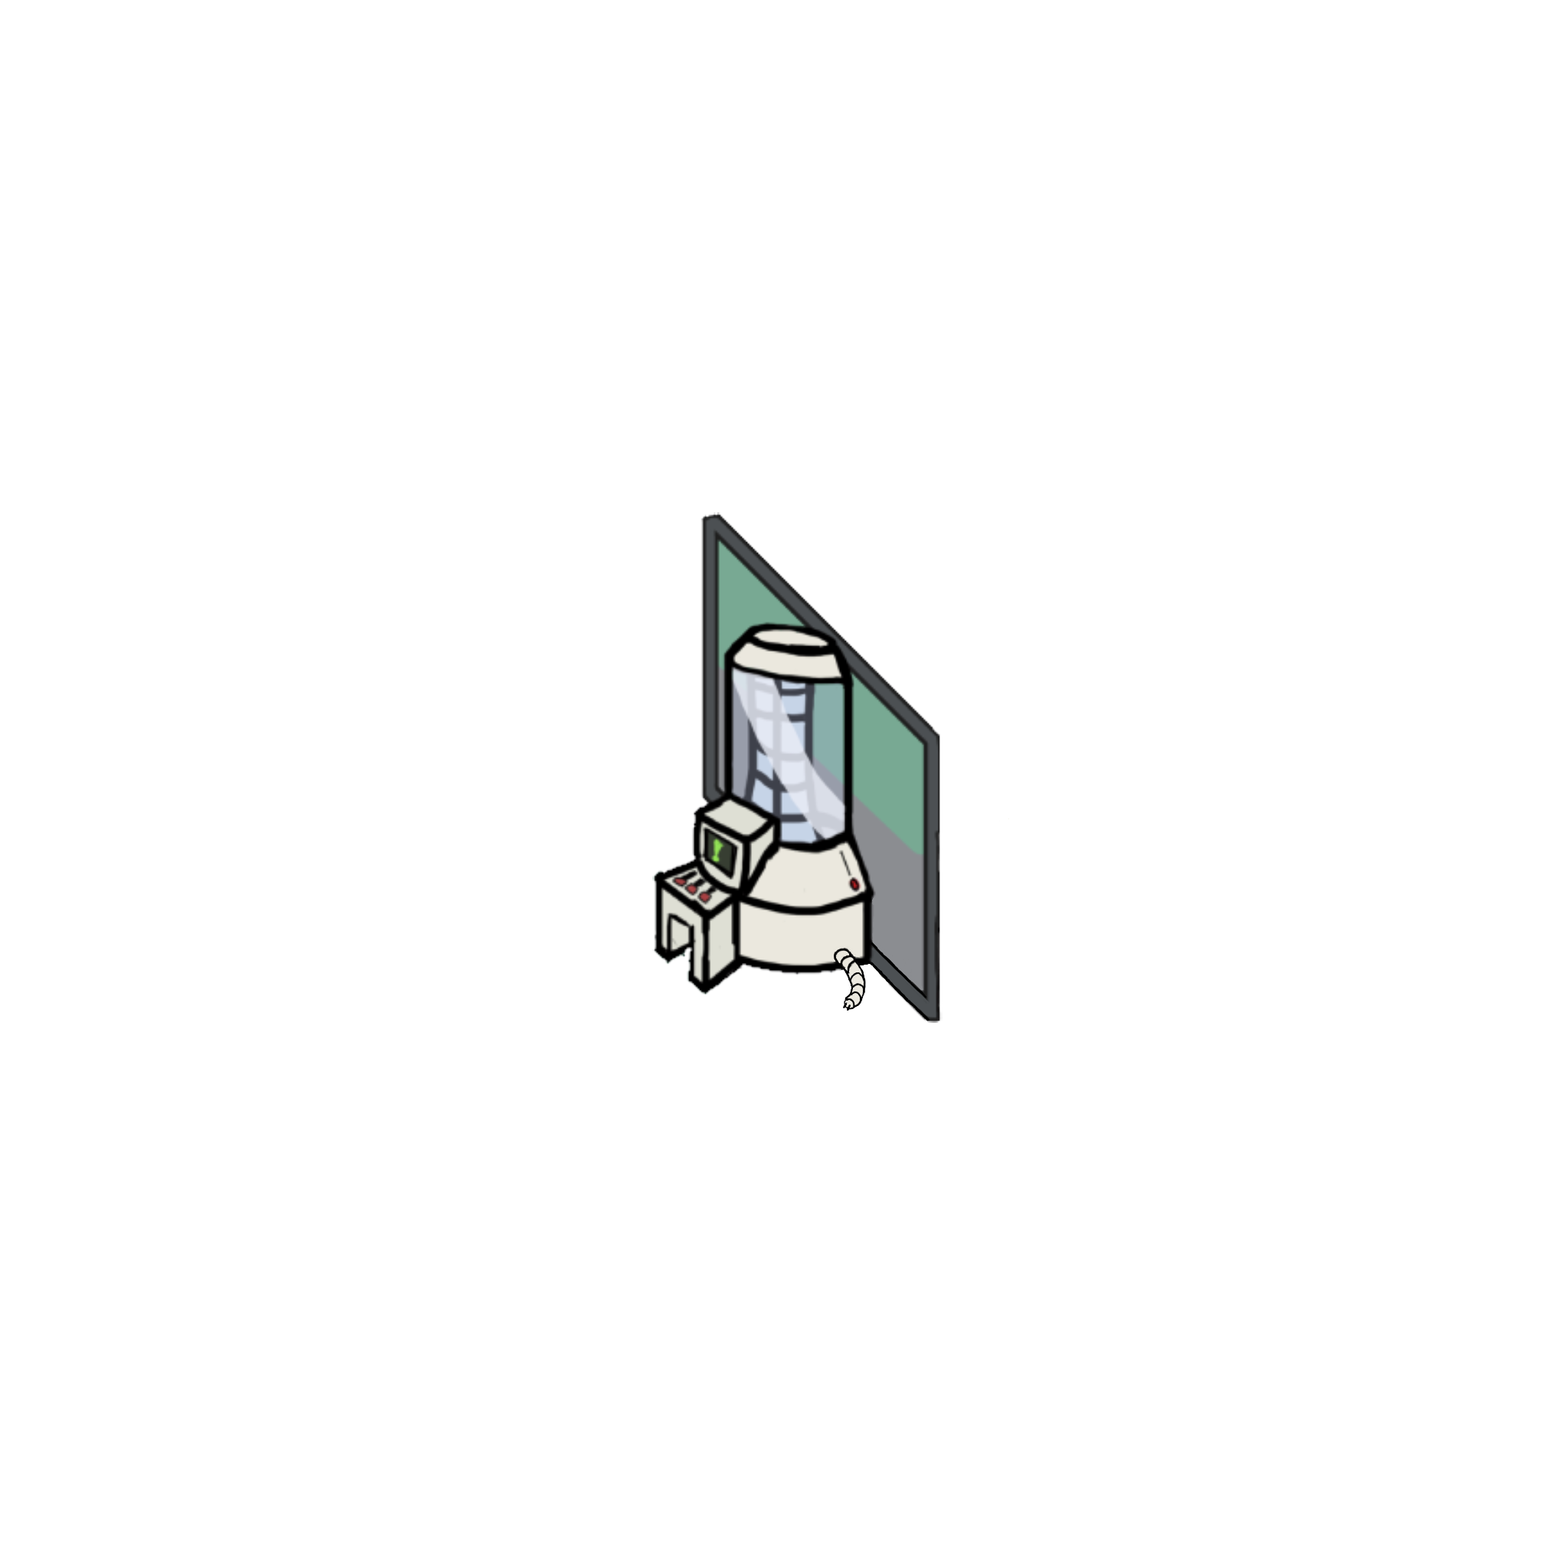
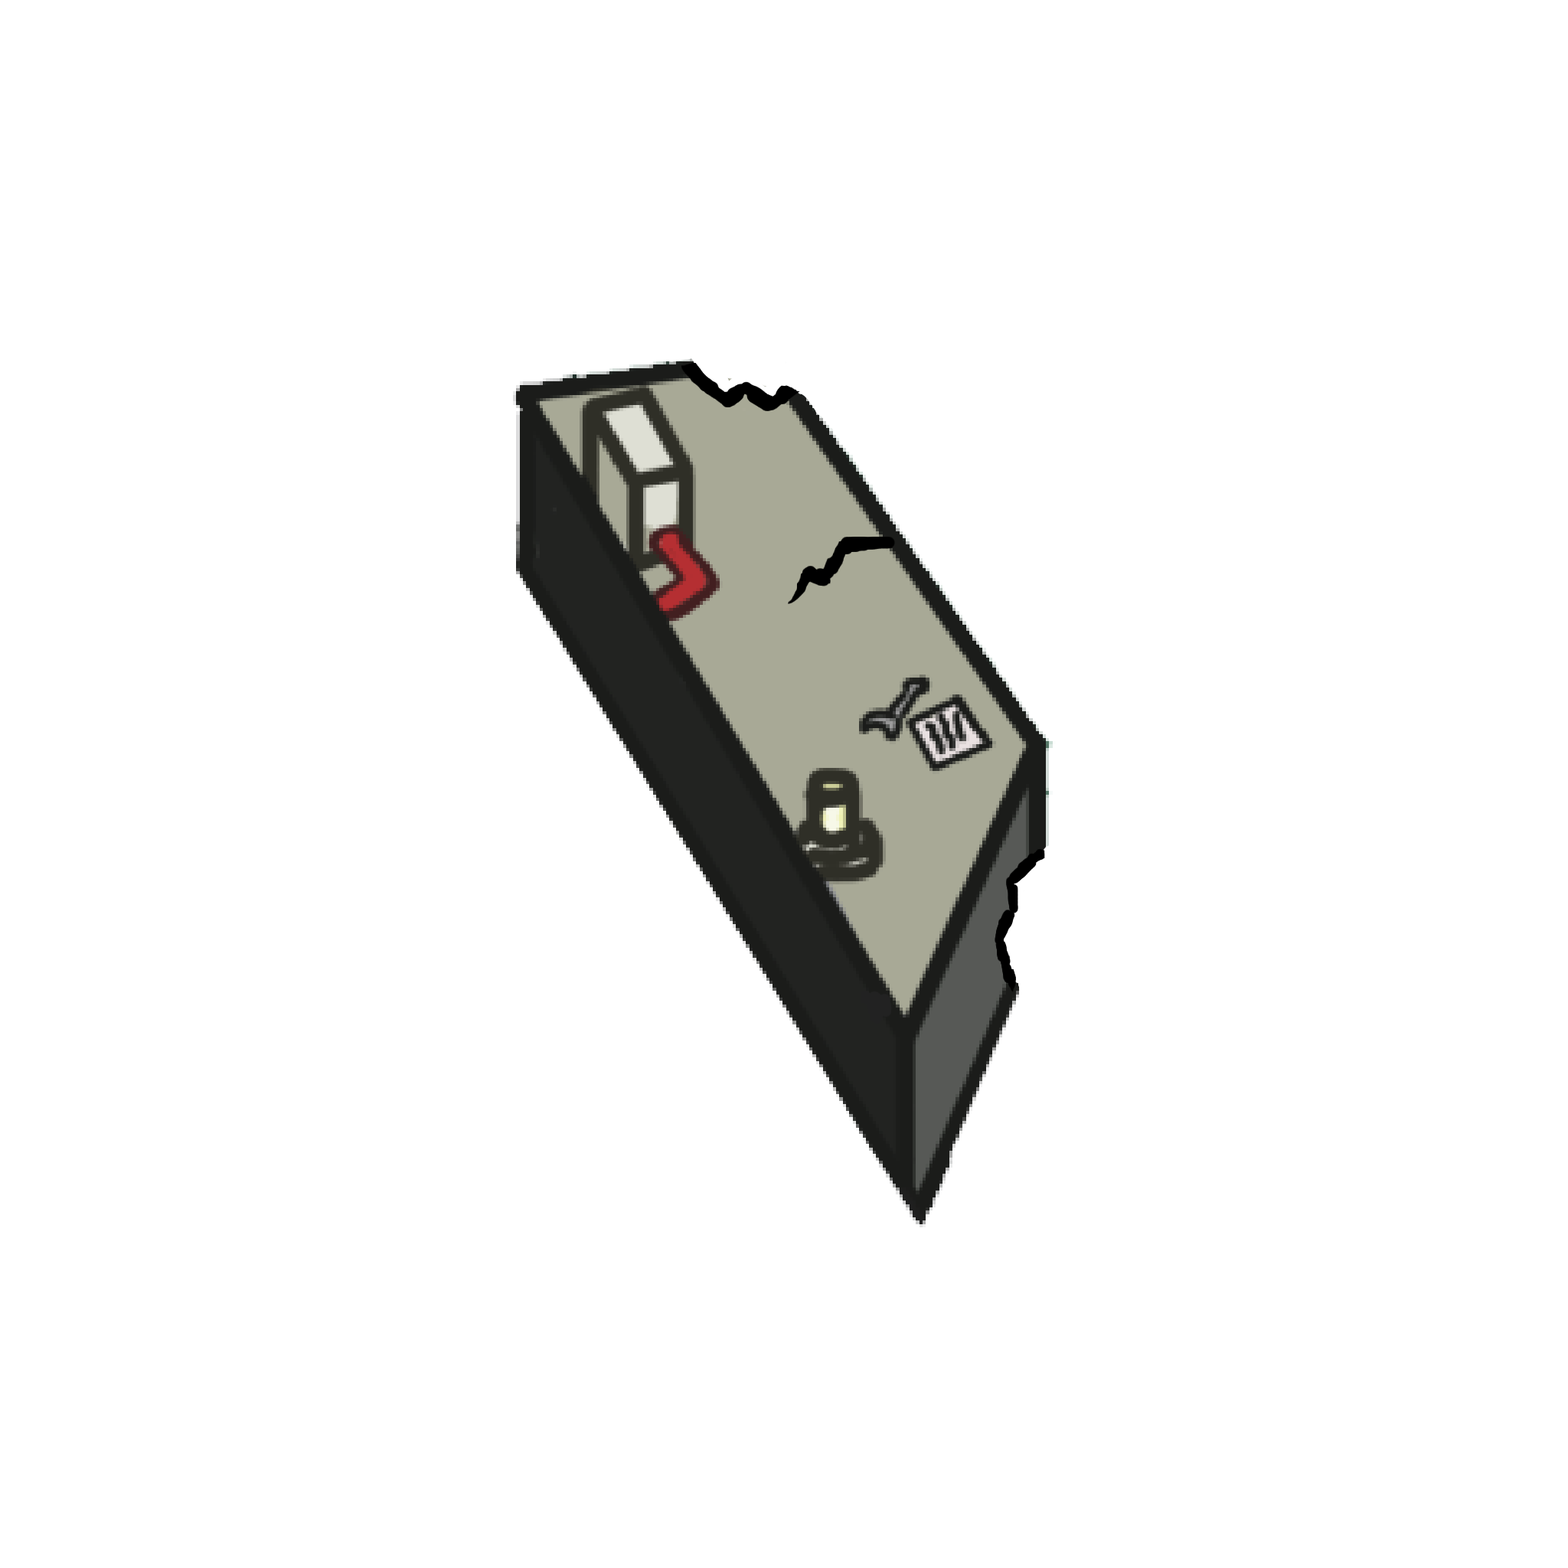
Layer changes from the first 1568 x 1568 image to the second:
added group "SteamConsole" with 24 layers above "PowerConsole" over [512, 358, 1053, 1228]
added group "PipeTable" with 3 layers in group "SteamConsole" over [512, 358, 1053, 1228]
added layer "Laag 18" in group "PipeTable" over [680, 362, 1046, 1025]
added layer "MG_PipeTable" in group "PipeTable" over [512, 358, 1053, 1228]
hid group "PowerConsole" (14 layers) over [652, 512, 1010, 1023]
painted on "Detatched Cord" over [715, 617, 835, 975]
painted on "MG_PowerSlider" over [721, 620, 827, 977]